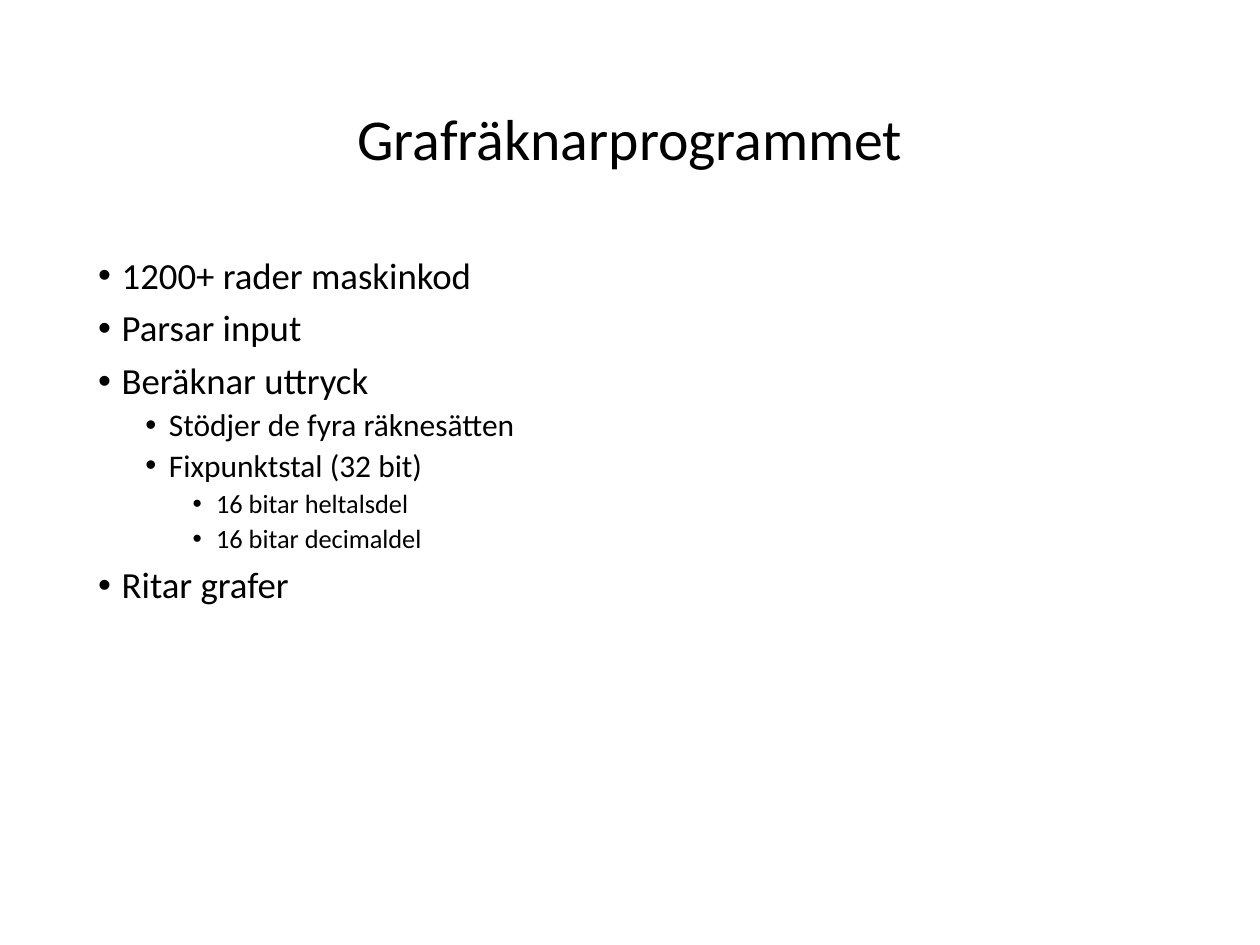
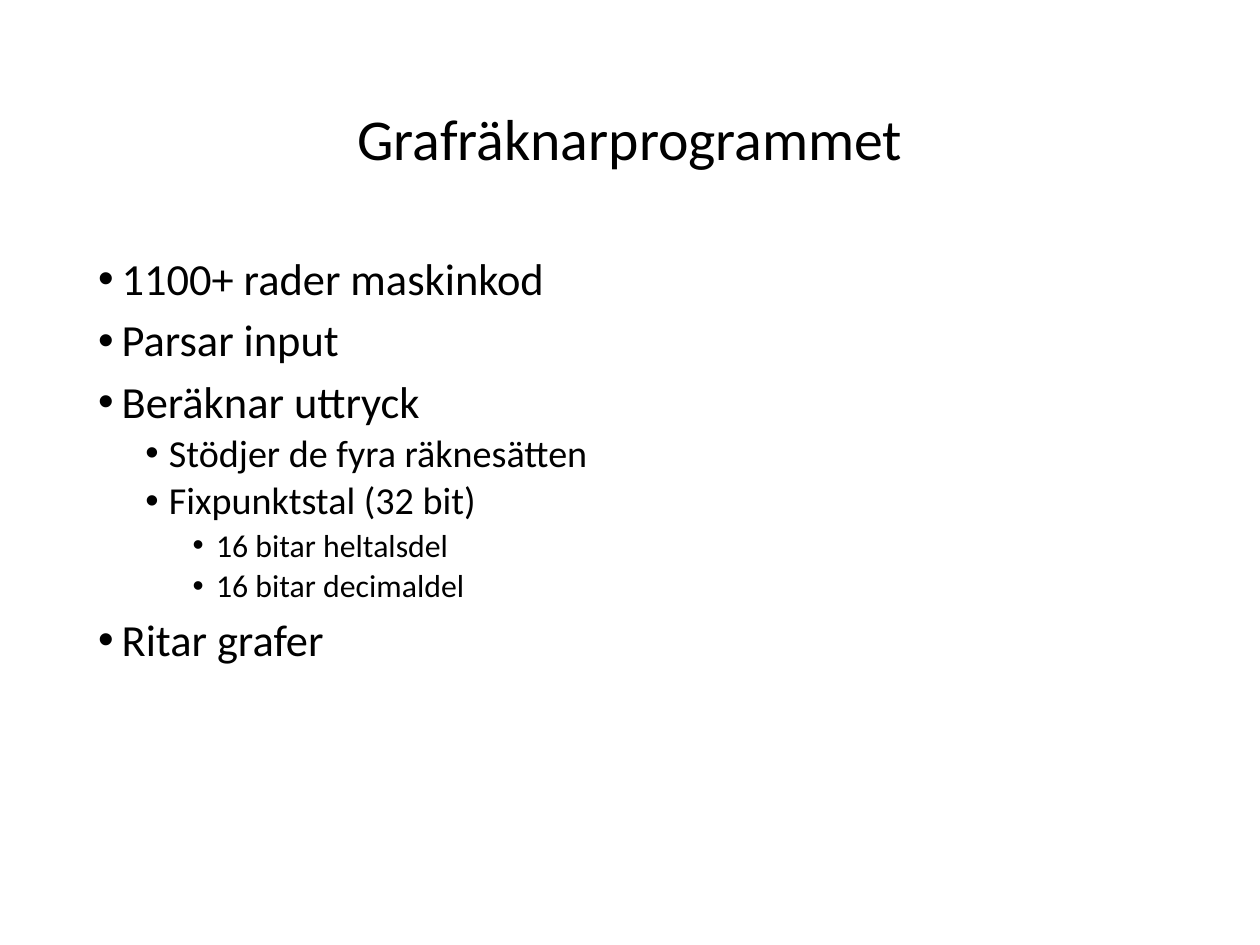
Before and after one commit to Jethro95/TSEA83_Graphing_Calculator, a slide deck: slide 3 of presentation/presentation_powerpoint.pptx. Drawn at 1260x945 pixels with LibreOffice and Linux fonts; fonts in the diff are those of the drawing. Boxes give left, top, right and bottom in pixels: in the first picture for what was removed or moved away, otherwise in the second. Text is boxed around its words. In the diff, an @@ line names an element or a change of style, - is before the commit and + after.

Commit message:
Increased master font size.

```diff
--- a/presentation/presentation_powerpoint.pptx
+++ b/presentation/presentation_powerpoint.pptx
@@ text at bbox=[122, 264, 543, 296]: text changed; size 23.1 to 28 pt @@
-• 1200+ rader maskinkod
+• 1100+ rader maskinkod
@@ text at bbox=[122, 325, 588, 664]: size 23.1 to 28 pt in "Parsar input", "Beräknar uttryck", "Ritar grafer"; size 19.8 to 24 pt in "Stödjer de fyra räknesätten", "Fixpunktstal (32 bit)"; size 16.5 to 20 pt in "16 bitar heltalsdel", "16 bitar decimaldel" @@
```
Also in this commit, not shown: 11 other slides changed.
